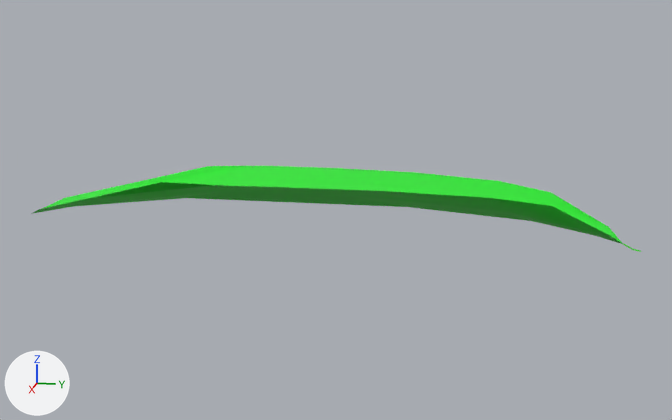
An edit to the FBX model Paon-Client/Assets/Models/leaf2 vol.2.fbx, drawn before and after from the same camera.
One viewpoint serves both versions: a camera (50 mm lens) standing at (16.04, 4.11, 3.85) and looking at (-0.2, 0.87, -0.21). The lights are fixed; the arrows at lower left show +X, +Y and +Z. Where no turn or scale is listed for an object, it has been applied to the vertices. Vertices at the same position are counted once.

Script lines for the objects in view, before the commit:
```python
me_plane_041 = bpy.data.meshes.new('Plane.041')
me_plane_041.from_pydata(...)  # 35 vertices, 24 faces; spans x -1.47..1.14, y -5.13..5.93, z -0.53..0.47
me_plane_041.materials.append(mat_material_011)  # green #29e72e
ob_plane = bpy.data.objects.new('Plane', me_plane_041)
ob_plane.location = (0.0, 0.0, 0.0)
```
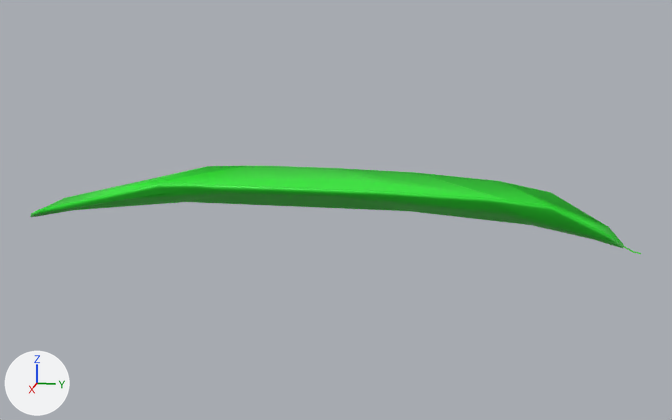
Location of each change, [x1, y1, x2, y2] in pixels of the pictures (672 x 420 px):
'Plane', reshaped
    before: [31, 166, 623, 244]
    after: [31, 166, 624, 248]
part 1 of me_plane_041, built on
    before: [47, 182, 191, 208]
    after: [31, 184, 624, 248]

Diff of the bpy script that builds the scene:
```diff
--- a/Paon-Client/Assets/Models/leaf2 vol.2.fbx.py
+++ b/Paon-Client/Assets/Models/leaf2 vol.2.fbx.py
@@ me_plane_041 @@
 # used by ob_plane; location = (0.0, 0.0, 0.0)
-me_plane_041.from_pydata(...)  # 35 vertices, 24 faces; spans x -1.47..1.14, y -5.13..5.93, z -0.53..0.47
+me_plane_041.from_pydata(...)  # 70 vertices, 68 faces; spans x -1.47..1.14, y -5.13..5.93, z -0.6..0.47
+# me_plane_041 part 1
+# 1 vertex moves from x 0.86, y -2.06, z 0.4 to x 1.02, y -2.06, z 0.4
+# 18 vertices are added at x -1.42..0.97, y -4.25..5.71, z -0.48..0.33
+# 11 new vertices lie (0.0, 0.0, -0.07) away from vertices in x -1.44..1.14, y -5.13..5.93, z -0.53..0.47
+# 6 new vertices lie (0.0, 0.0, -0.08) away from vertices in x -1.47..1.02, y -4.67..4.67, z -0.3..0.44
+# 44 new faces join them
 me_plane_041.materials.append(mat_material_011)
```
